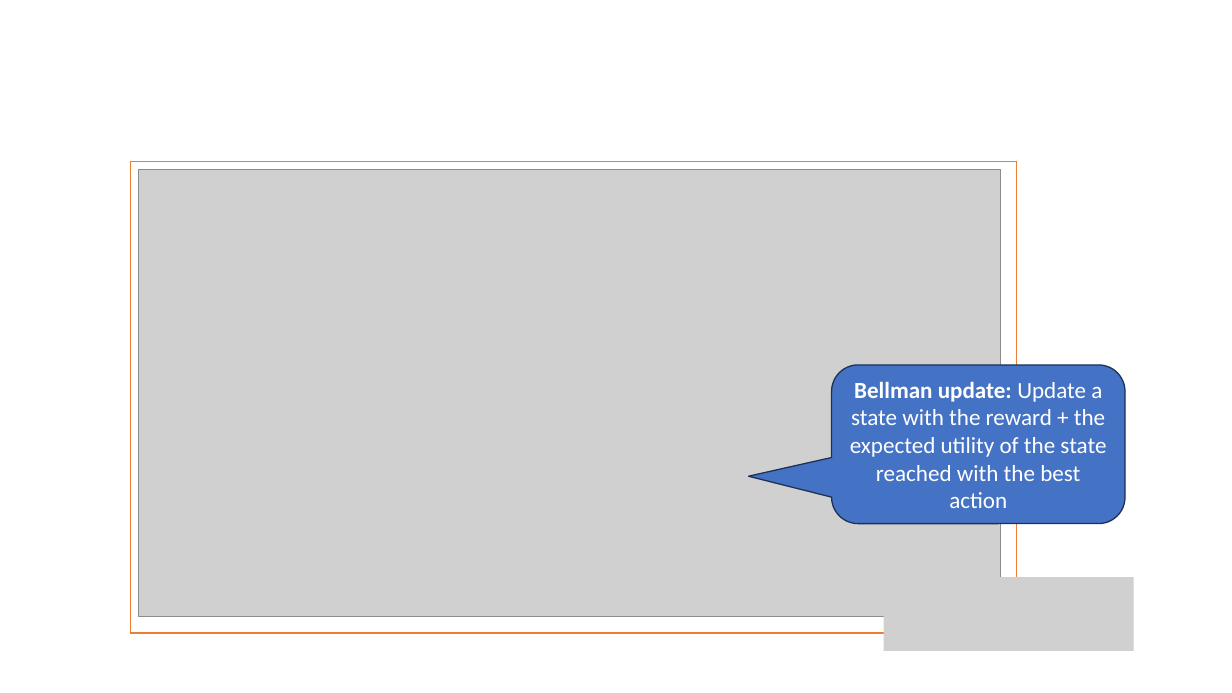
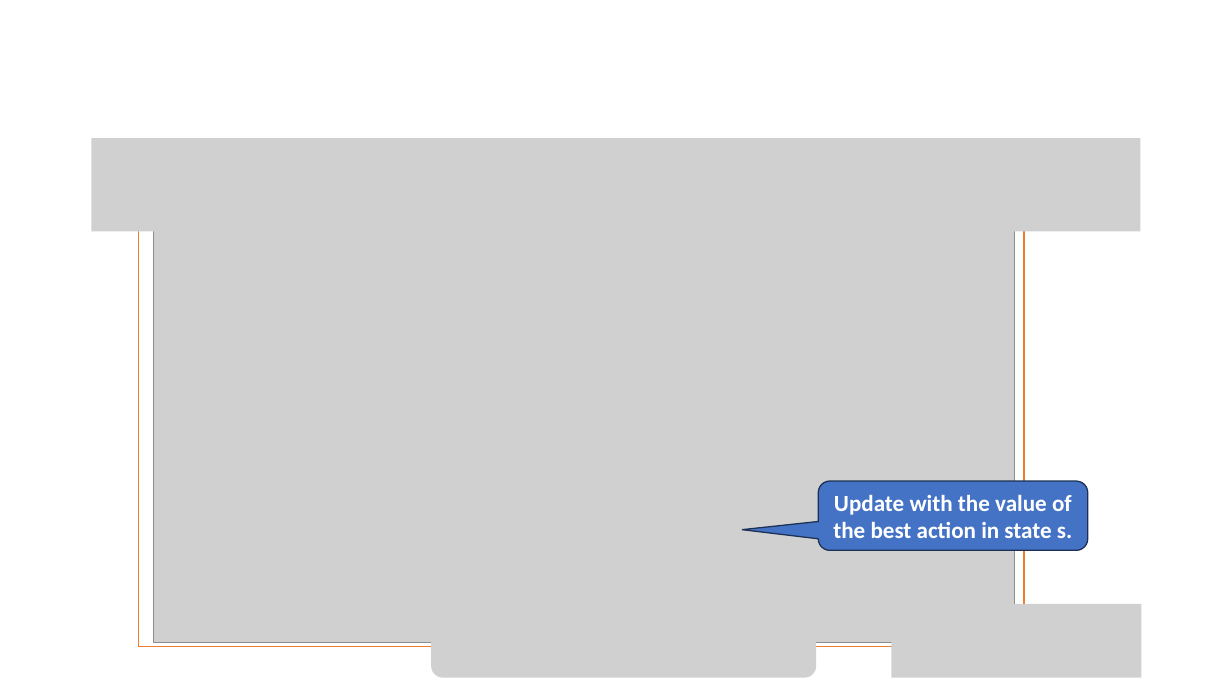
Before and after one commit to mhahsler/CS7320-AI, a slide deck: slide 9 of slides/22_Reinforcement_Learning.pptx (slide 8 before the commit). Drawn at 1232x693 pixels with LibreOffice and Linux fonts; fonts in the diff are those of the drawing; grey boxes stand for pictures. Boxes give left, top, right and bottom in pixels: in the first picture for what was removed or moved away, otherwise in the second. Text is boxed around its words. In the diff, an @@ line names an element or a change of style, - is before the commit and + after.

```diff
--- a/slides/22_Reinforcement_Learning.pptx
+++ b/slides/22_Reinforcement_Learning.pptx
@@ picture added at bbox=[91, 139, 1141, 232] @@
@@ rectangle: place and size @@
-rectangle at bbox=[131, 162, 1017, 633]
+rectangle at bbox=[139, 215, 1024, 647]
@@ rectangle at bbox=[139, 215, 1024, 647]: fill #FFFFFF to none @@
@@ picture: place and size @@
-picture at bbox=[139, 169, 1001, 616]
+picture at bbox=[154, 219, 1016, 642]
@@ rounded speech box "Update with the value of ...": place and size @@
-rounded speech box "Update with the value of ..." at bbox=[832, 365, 1126, 524]
+rounded speech box "Update with the value of ..." at bbox=[819, 482, 1089, 551]
@@ text in rounded speech box at bbox=[833, 495, 1072, 538]: text changed; bold on @@
-Bellman update: Update a state with the reward + the expected utility of the state reached with the best action
+Update with the value of the best action in state s.
@@ picture added at bbox=[432, 608, 817, 677] @@
@@ picture: place and size @@
-picture at bbox=[884, 578, 1134, 652]
+picture at bbox=[892, 604, 1142, 678]
```
Also in this commit, not shown: 6 other slides changed, 1 slide added, 3 other files.
